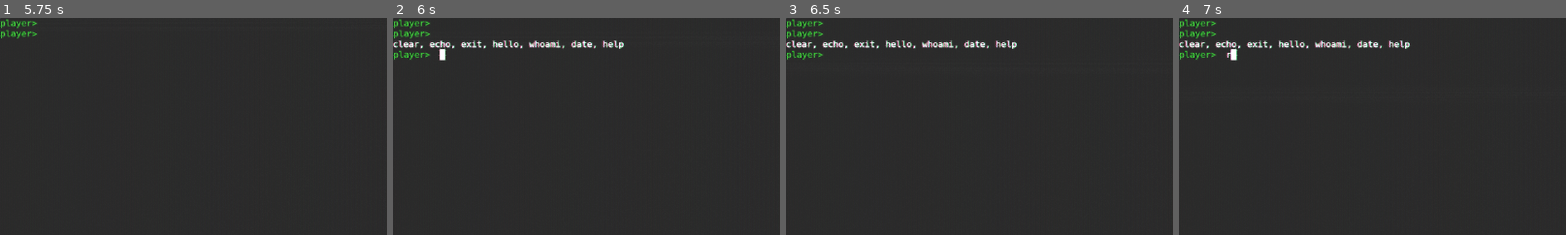
Above: before the commit, frames 1-4 (left to right).
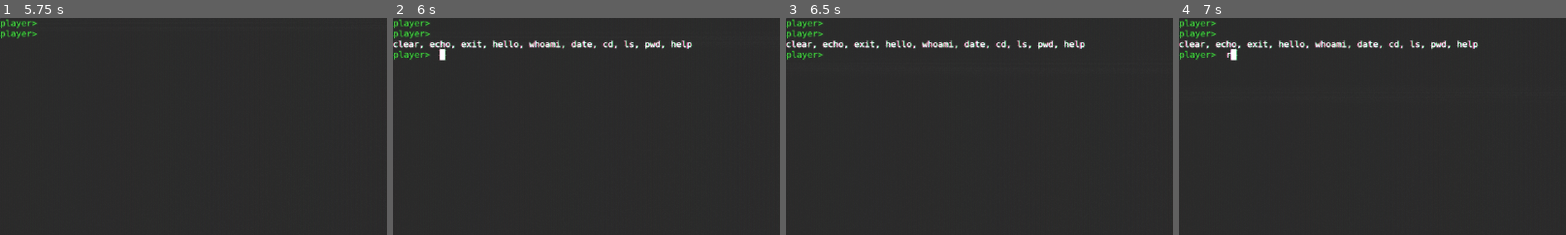
Above: after the commit, the same moments.

Repository: defonisek/linux_term_game
Game: Godot game, scene res://scenes/main_screen.tscn
The game is run twice, just before and just after one commit, with the same random seed, the same clock (stepped at 60 frames per second) and the same inputs.
Inputs (mouse positions are % of the whole screen's width and height, from its top left):
- Up to frame 1 (5.75 s): click "Уровень 1" at 0.5 s; click (96, 7) at 1.25 s; tap R at 2, 2.1 s; move the mouse to (72, 45) at 2.02 s; hold Right 2.03-2.78 s; click (72, 45) at 2.17 s; tap Space at 2.75, 4.25 s; move the mouse to (30, 55) at 2.77 s; hold Left 2.78-3.53 s; tap Enter at 2.85, 3.5, 5 s; move the mouse to (60, 28) at 3.52 s; hold Right 3.53-5.03 s; tap Keypad Enter at 3.6 s; move the mouse to (45, 70) at 4.27 s; tap Backspace at 4.35 s; click (45, 70) at 4.42 s; move the mouse to (80, 65) at 5.02 s; hold Left from 5.03 s (still down); tap Delete at 5.1 s
- Up to frame 2 (6 s): keep holding Left; tap Space at 5.75 s; move the mouse to (20, 35) at 5.77 s; tap Tab at 5.85 s
- Up to frame 3 (6.5 s): keep holding Left
- Up to frame 4 (7 s): keep holding Left; move the mouse to (55, 50) at 6.52 s; tap R at 6.6 s; click (55, 50) at 6.67 s
The pictures show only the part of the screen within x 0-50%, y 0-50%; the shares and areas given below are measured in that part.

Frame 1 is identical in both runs. In frame 2, 0.5% of the frame differs, in the area x 54-78%, y 10-15%; in frame 3, 0.5%; in frame 4, 0.5%.

Commit message:
feat: vfs with cd and ls

Diff:
--- a/src/scenes/main_screen.tscn
+++ b/src/scenes/main_screen.tscn
@@ -52,9 +52,6 @@
 grow_horizontal = 2
 grow_vertical = 2
 script = ExtResource("1_lushf")
-transition_in_time = null
-hold_time = null
-transition_out_time = null
 
 [node name="VBoxContainer" type="VBoxContainer" parent="." unique_id=1931492099]
 layout_mode = 1
--- a/src/terminal/commands.gd
+++ b/src/terminal/commands.gd
@@ -126,6 +126,30 @@
 	_register_command(cmd_obj)
 
 	cmd_obj = TerminalCommand.new()
+	cmd_obj.name = "cd"
+	cmd_obj.description = "Change the current directory."
+	cmd_obj.callable = _cmd_cd
+	cmd_obj.schema = TerminalCommandSchema.new()
+	cmd_obj.schema.add_positional("directory", "Directory to change to.")
+	_register_command(cmd_obj)
+
+	cmd_obj = TerminalCommand.new()
+	cmd_obj.name = "ls"
+	cmd_obj.description = "List directory contents."
+	cmd_obj.callable = _cmd_ls
+	cmd_obj.schema = TerminalCommandSchema.new()
+	cmd_obj.schema.add_option("all", "a", "Show hidden files (starting with .)", false, TerminalArguments.OptionType.FLAG)
+	cmd_obj.schema.add_option("long", "l", "Use a long listing format.", false, TerminalArguments.OptionType.FLAG)
+	cmd_obj.schema.add_positional("directory", "Directory to list.", "./")
+	_register_command(cmd_obj)
+
+	cmd_obj = TerminalCommand.new()
+	cmd_obj.name = "pwd"
+	cmd_obj.description = "Print current working directory."
+	cmd_obj.callable = _cmd_pwd
+	_register_command(cmd_obj)
+
+	cmd_obj = TerminalCommand.new()
 	cmd_obj.name = "help"
 	cmd_obj.description = "List the available commands."
 	cmd_obj.callable = _cmd_help
@@ -270,3 +294,46 @@
 						   datetime.hour, datetime.minute, datetime.second]
 	_terminal.print_on_terminal(str_date)
 	command_finished.emit()
+
+func _cmd_cd() -> void:
+	if _parsed_args.positionals.size() != 1:
+		_terminal.print_on_terminal("cd: missing operand", Color.RED)
+		command_finished.emit()
+		return
+	var target = _parsed_args.positionals[0]
+	var new_pwd = _terminal.file_system.cd(target, _terminal.cwd)
+	if new_pwd == "":
+		_terminal.print_on_terminal("cd: no such file or directory: %s" % target, Color.RED)
+	else:
+		_terminal.cwd = new_pwd
+	command_finished.emit()
+
+func _cmd_ls() -> void:
+	var show_all = _parsed_args.has_flag("all")
+	var long_format = _parsed_args.has_flag("long")
+	var target = _parsed_args.positionals[0]
+
+	var abs_target = _terminal.file_system.resolve(target, _terminal.cwd)
+
+	var node = _terminal.file_system.get_node(abs_target)
+	if node == null:
+		_terminal.print_on_terminal("ls: cannot access '%s': No such file or directory" % target, Color.RED)
+		command_finished.emit()
+		return
+
+	if node.is_dir:
+		var names = _terminal.file_system.list_dir(abs_target, show_all)
+		if long_format:
+			for name in names:
+				var info = _terminal.file_system.get_info(abs_target, name)
+				_terminal.print_on_terminal(info)
+		else:
+			_terminal.print_on_terminal("  ".join(names))
+	else:
+		_terminal.print_on_terminal(target)
+
+	command_finished.emit()
+
+func _cmd_pwd() -> void:
+	_terminal.print_on_terminal(_terminal.cwd)
+	command_finished.emit()
--- a/src/terminal/terminal.gd
+++ b/src/terminal/terminal.gd
@@ -9,6 +9,8 @@
 @export var primary_prompt_text: String = "player> "
 @export var caret_blink_interval: float = 0.5
 
+var file_system: VirtualFileSystem
+
 var caret: TerminalCaret
 var caret_logical_index_x: int = 0
 
@@ -32,6 +34,11 @@
 
 signal request_switch_screen(screen_name: StringName)
 signal command_submitted(command_name: StringName, argv: PackedStringArray, full_command: String)
+
+var cwd: String = "/home/player" # текущая рабочая директория
+var home_dir: String = "/home/player"
+var user_name: String = "player"
+
 
 @onready var _scroll_container: ScrollContainer = find_child("ScrollContainer")
 @onready var _display_control: PanelContainer = find_child("Display")
@@ -197,6 +204,7 @@
 	_font = font_file
 	_font_width = _font.get_char_size(ord('A'), font_size).x
 	_font_height = _font.get_height() * font_size / GODOT_DEFAULT_FONT_SIZE
+	file_system = VirtualFileSystem.new()
 
 	if caret != null:
 		caret.font_width = _font_width
--- /dev/null
+++ b/src/virtual_file_system.gd
@@ -0,0 +1,127 @@
+class_name VirtualFileSystem
+extends RefCounted
+
+class VFSNode:
+	var name: String
+	var is_dir: bool
+	var children: Dictionary = {}
+	var content: String = ""
+
+	func _init(p_name: String, p_is_dir: bool):
+		name = p_name
+		is_dir = p_is_dir
+
+var root: VFSNode
+
+func _init():
+	root = VFSNode.new("/", true)
+	_build_default_tree()
+	print_tree()
+
+func _build_default_tree():
+	var home = _make_dir(root, "home")
+	var player_dir = _make_dir(home, "player")
+	_make_file(player_dir, "readme.txt", "Добро пожаловать, игрок!\nИспользуй команды терминала.")
+	var docs = _make_dir(player_dir, "documents")
+	_make_file(docs, "notes.txt", "Заметки: выучить ls и cd.")
+	_make_dir(player_dir, "downloads")
+
+	var etc = _make_dir(root, "etc")
+	_make_file(etc, "passwd", "root:x:0:0:root:/root:/bin/bash\nplayer:x:1000:1000::/home/player:/bin/sh")
+
+	var usr = _make_dir(root, "usr")
+	var bin = _make_dir(usr, "bin")
+	_make_file(bin, "placeholder", "")
+
+func _make_dir(parent: VFSNode, name: String) -> VFSNode:
+	assert(parent.is_dir, "Нельзя создать подкаталог в файле")
+	var dir = VFSNode.new(name, true)
+	parent.children[name] = dir
+	return dir
+
+func _make_file(parent: VFSNode, name: String, content: String) -> VFSNode:
+	var file = VFSNode.new(name, false)
+	file.content = content
+	parent.children[name] = file
+	return file
+
+func get_node(abs_path: String) -> VFSNode:
+	if abs_path == "/" or abs_path == "":
+		return root
+	# Убираем начальный "/" и разбиваем
+	var clean = abs_path.trim_prefix("/")
+	var parts = clean.split("/")
+	var current: VFSNode = root
+	for part in parts:
+		if part == "":
+			continue
+		if not current.children.has(part):
+			return null
+		current = current.children[part]
+	return current
+
+func resolve(path: String, current_abs: String) -> String:
+	if path.begins_with("/"):
+		return _clean_path(path)
+	else:
+		var base = current_abs
+		if base != "/":
+			base += "/"
+		return _clean_path(base + path)
+
+func _clean_path(path: String) -> String:
+	var parts = path.split("/")
+	var stack: Array[String] = []
+	for part in parts:
+		if part == "" or part == ".":
+			continue
+		elif part == "..":
+			if stack.size() > 0:
+				stack.pop_back()
+		else:
+			stack.append(part)
+	if stack.is_empty():
+		return "/"
+	return "/" + "/".join(stack)
+
+func cd(target: String, current_abs: String) -> String:
+	var new_abs = resolve(target, current_abs)
+	var node = get_node(new_abs)
+	if node == null or not node.is_dir:
+		return ""
+	return new_abs
+
+func list_dir(abs_path: String, show_all: bool = false) -> Array[String]:
+	var node = get_node(abs_path)
+	if node == null or not node.is_dir:
+		return []
+	var names: Array[String] = []
+	for key in node.children.keys():
+		if not show_all and key.begins_with("."):
+			continue
+		names.append(key)
+	names.sort()
+	return names
+
+func get_info(abs_path: String, name: String) -> String:
+	var node = get_node(abs_path)
+	if node == null or not node.children.has(name):
+		return ""
+	var child = node.children[name]
+	var type_char = "d" if child.is_dir else "-"
+	var size = child.content.length() if not child.is_dir else 0
+	var perms = "rwxr-xr-x" if child.is_dir else "rw-r--r--"
+	var date = "Jan 1 00:00"
+	return "%s%s 1 player player %5d %s %s" % [type_char, perms, size, date, name]
+
+func print_tree():
+	print("Состояние псевдофайловой системы")
+	_print_node(root, 0)
+
+func _print_node(node: VFSNode, depth: int):
+	var indent = "  ".repeat(depth)
+	var type = "directory/" if node.is_dir else "file"
+	print("%s%s %s" % [indent, type, node.name])
+	if node.is_dir:
+		for child in node.children.values():
+			_print_node(child, depth + 1)
Not shown, added: src/virtual_file_system.gd.uid
